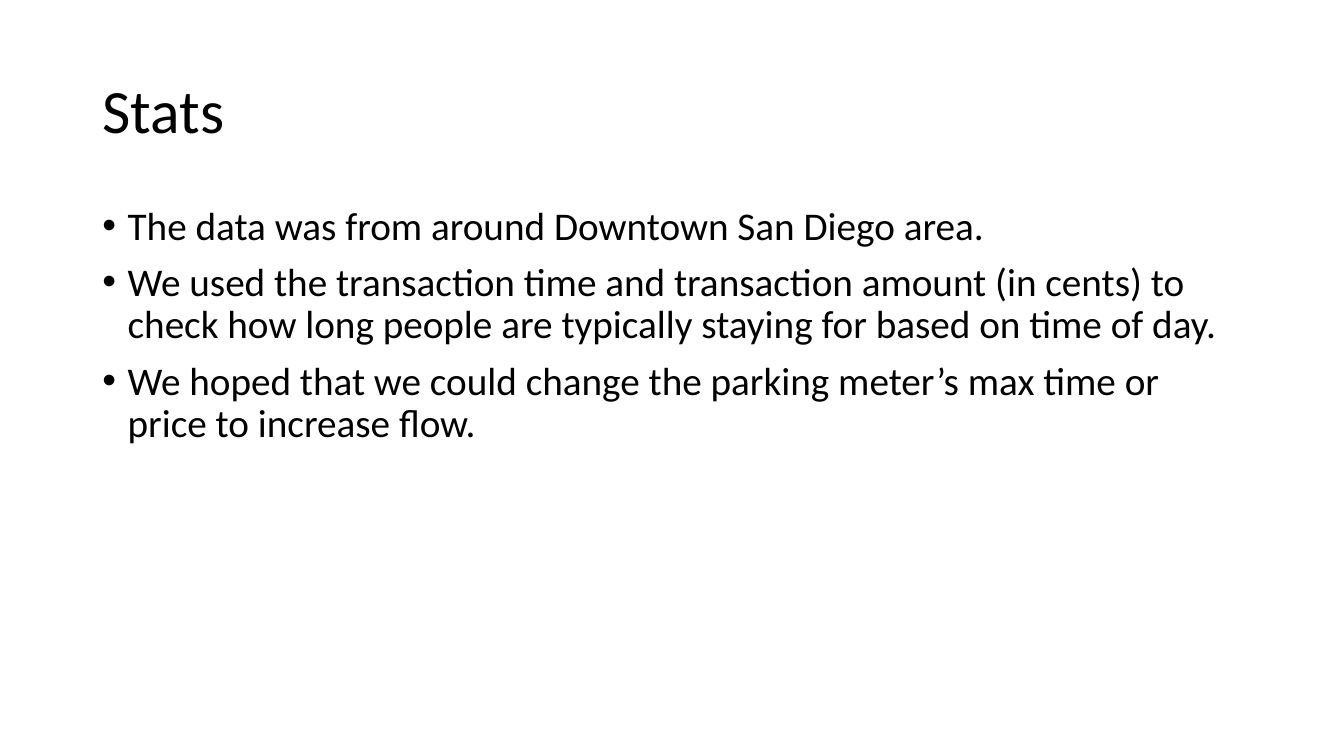
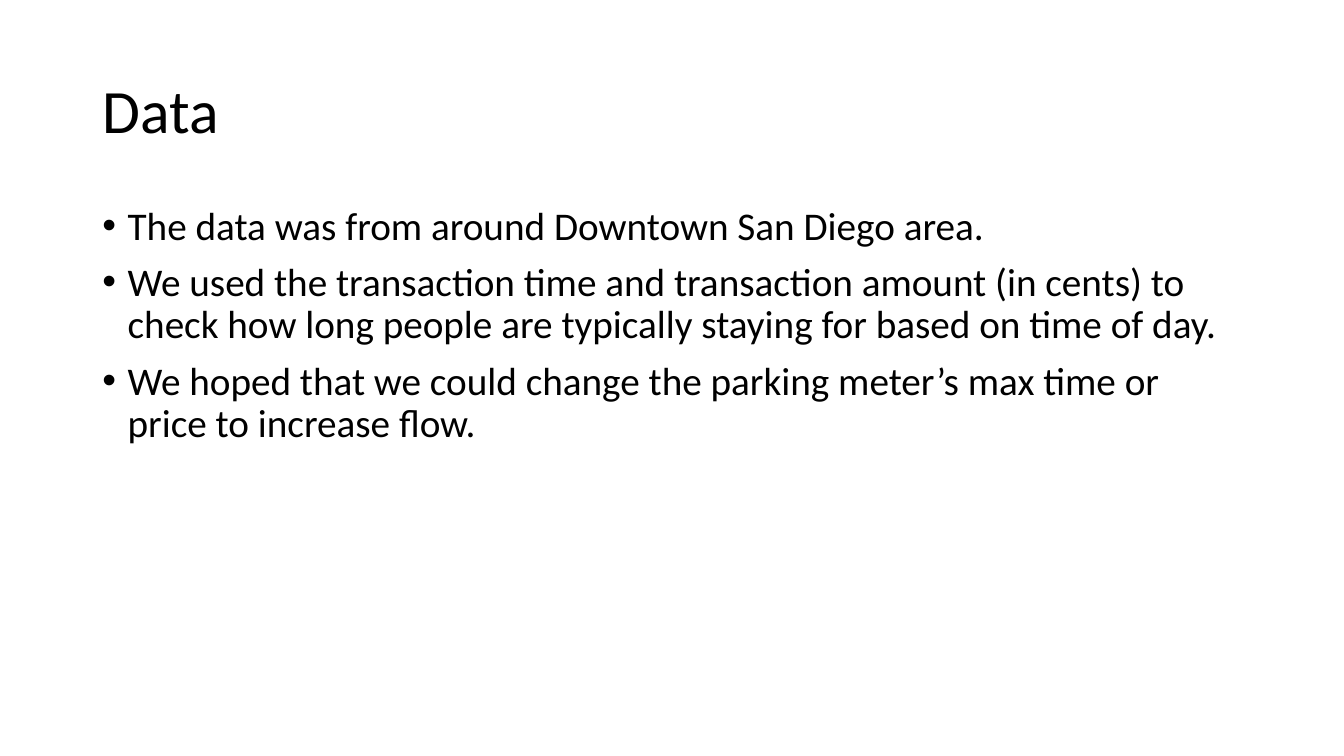
Before and after one commit to BigDataForSanDiego/2019-Team-101, a slide deck: slide 4 of Team World Wide.pptx. Drawn at 1344x756 pixels with LibreOffice and Linux fonts; fonts in the diff are those of the drawing. Boxes give left, top, right and bottom in pixels: in the first picture for what was removed or moved away, otherwise in the second. Text is boxed around its words. In the diff, an @@ line names an element or a change of style, - is before the commit and + after.

```diff
--- a/Team World Wide.pptx
+++ b/Team World Wide.pptx
@@ title at (102,93,218,134): text changed @@
-Stats
+Data
```
Also in this commit, not shown: 2 slides added, 1 slide removed.
